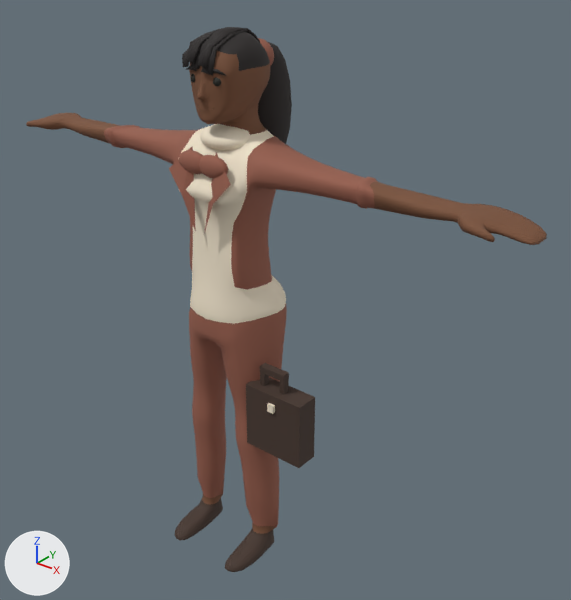
The glTF model public/assets/characters/office/office-suhye.glb, before and after one commit.
Rendered twice from a camera (50 mm lens) standing at (1.71, -1.83, 2.22) and looking at (0.12, 0.15, 0.99). Every picture has the same lights, and +X, +Y and +Z are marked at lower left. The older version comes first. Where no turn or scale is listed for an object, it has been applied to the vertices. Vertices at exactly the same position are counted once.

The scene before the commit, as lines of its bpy script (objects in view):
```python
ob_office_suhye_bow = bpy.data.objects.new('office-suhye_bow', me_구체_003)
ob_office_suhye_bow.location = (0.0, 0.0, 0.008)
ob_office_suhye_bow_001 = bpy.data.objects.new('office-suhye_bow.001', me_구체_004)
ob_office_suhye_bow_001.location = (0.0, 0.0, 0.008)
ob_office_suhye_lapel = bpy.data.objects.new('office-suhye_Lapel', me_lapel)
ob_office_suhye_lapel.location = (0.0, 0.0, 0.008)
ob_office_suhye_lapel_001 = bpy.data.objects.new('office-suhye_Lapel.001', me_lapel_001)
ob_office_suhye_lapel_001.location = (0.0, 0.0, 0.008)
ob_office_suhye_neckwear = bpy.data.objects.new('office-suhye_Neckwear', me_구체_002)
ob_office_suhye_neckwear.location = (0.0, 0.0, 0.008)
ob_office_suhye_ponytail = bpy.data.objects.new('office-suhye_Ponytail', me_구체_001)
ob_office_suhye_ponytail.location = (0.0, 0.0, 0.008)
ob_office_suhye_top = bpy.data.objects.new('office-suhye_Top', me_cylinder_009)
ob_office_suhye_top.location = (0.0, 0.0, 0.008)
ob_office_suhye_trousersshoes = bpy.data.objects.new('office-suhye_TrousersShoes', me_cylinder_010)
ob_office_suhye_trousersshoes.location = (0.0, 0.0, 0.008)
# also in view: 'office-suhye_Hair_pony' at (0.0, 0.03, 1.86); 'office-suhye_HandBriefcase' at (0.26, -0.06, 0.65)
```
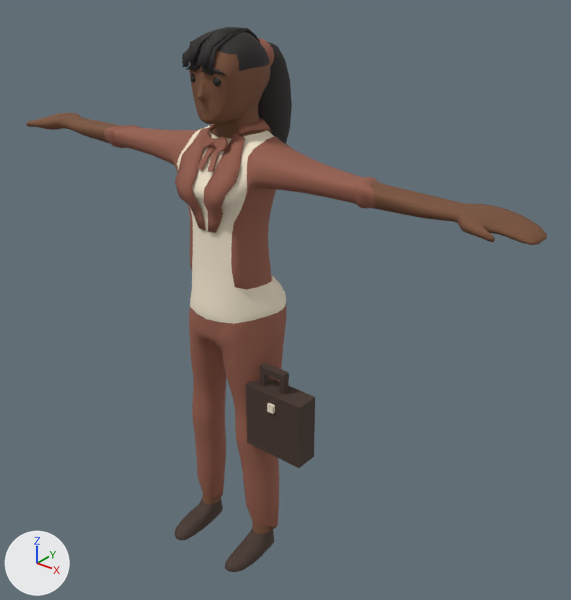
What changed in the scene script:
```text
Change me_구체_001:
    where me_구체_001.from_pydata(...)  # 86 vertices, 168 faces; spans x -0.071..0.071, y 0.128..0.301, z 1.445..1.848
    used by ob_office_suhye_ponytail; location = (0.0, 0.0, 0.008)
    me_구체_001 part 1: its shading normals changed
Change me_cylinder_009:
    where me_cylinder_009.from_pydata(...)  # 2422 vertices, 4768 faces; spans x -1.05..1.05, y -0.14..0.16, z 0.98..1.86
    used by ob_office_suhye_top; location = (0.0, 0.0, 0.008)
    me_cylinder_009 part 2: its shading normals changed
Add me_office_suhye_fit_lapel:
    me_office_suhye_fit_lapel.from_pydata(...)  # 168 vertices, 324 faces; spans x -0.123..0.125, y -0.144..0.151, z 1.295..1.625
    me_office_suhye_fit_lapel.materials.append(mat_office_suhye_jacket)  # brown #975e4c
Add me_office_suhye_fit_bow:
    me_office_suhye_fit_bow.from_pydata(...)  # 84 vertices, 148 faces; spans x -0.0528..0.0578, y -0.1112..-0.0424, z 1.4912..1.5987
    me_office_suhye_fit_bow.materials.append(mat_office_suhye_jacket)  # brown #975e4c
Remove ob_office_suhye_bow:
    ob_office_suhye_bow = bpy.data.objects.new('office-suhye_bow', me_구체_003)
    ob_office_suhye_bow.location = (0.0, 0.0, 0.008)
Remove ob_office_suhye_bow_001:
    ob_office_suhye_bow_001 = bpy.data.objects.new('office-suhye_bow.001', me_구체_004)
    ob_office_suhye_bow_001.location = (0.0, 0.0, 0.008)
Remove ob_office_suhye_lapel:
    ob_office_suhye_lapel = bpy.data.objects.new('office-suhye_Lapel', me_lapel)
    ob_office_suhye_lapel.location = (0.0, 0.0, 0.008)
Remove ob_office_suhye_lapel_001:
    ob_office_suhye_lapel_001 = bpy.data.objects.new('office-suhye_Lapel.001', me_lapel_001)
    ob_office_suhye_lapel_001.location = (0.0, 0.0, 0.008)
Remove ob_office_suhye_neckwear:
    ob_office_suhye_neckwear = bpy.data.objects.new('office-suhye_Neckwear', me_구체_002)
    ob_office_suhye_neckwear.location = (0.0, 0.0, 0.008)
Add ob_office_suhye_fit_lapel:
    ob_office_suhye_fit_lapel = bpy.data.objects.new('office-suhye_Fit_lapel', me_office_suhye_fit_lapel)
    ob_office_suhye_fit_lapel.location = (0.0, 0.0, 0.008)
Add ob_office_suhye_fit_bow:
    ob_office_suhye_fit_bow = bpy.data.objects.new('office-suhye_Fit_bow', me_office_suhye_fit_bow)
    ob_office_suhye_fit_bow.location = (0.0, 0.0, 0.008)
```

Location of each change, [x1, y1, x2, y2] in pixels of the pictures (571 x 600 px):
'office-suhye_Fit_lapel', added (brown)
    after: [175, 118, 272, 233]
'office-suhye_Neckwear', deleted
    before: [200, 124, 250, 151]
'office-suhye_Lapel', deleted (brown)
    before: [169, 146, 196, 232]
'office-suhye_Fit_bow', added (brown)
    after: [197, 133, 228, 172]
'office-suhye_bow.001', deleted (brown)
    before: [199, 155, 228, 179]
'office-suhye_Lapel.001', deleted (brown)
    before: [204, 152, 231, 234]
'office-suhye_bow', deleted (brown)
    before: [179, 150, 203, 174]
